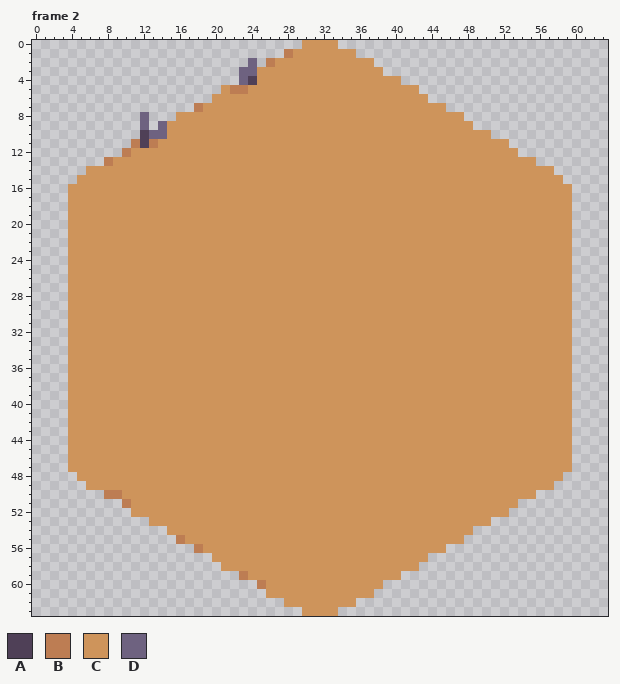
Pixel-art file: assets/aseprite/floor.aseprite. The picture above was drawn from the file before the commit.
64x64 pixels, 3 frames. Shown: frame 2. The commit also changed other frames, which this record leaves out.
Palette (. is transparent): A #4f4057  B #bd7d53  C #ce945b  D #6e6280
And afterwards:
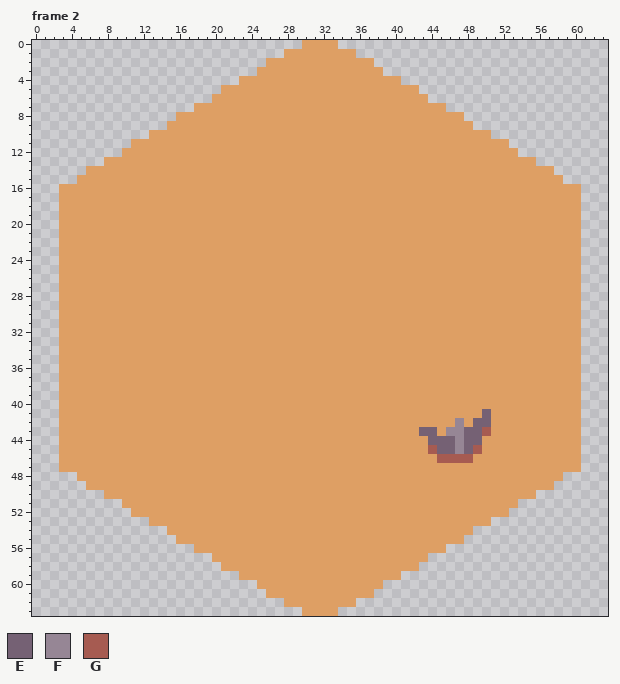
Colours new in this view: E #756174  F #968695  G #a65b51
The commit says: force empty starting area around player; tests with floor tile art
Changes in this commit:
layer "DryWeeds" added
layer "Layer 1" removed
colour C: #ce945b -> #de9f64
Changed rows in their new state; - is a pixel that keeps its letter.
Frame 2:
first column x 3:
 1 -------------------------C--------------------------------
 2 ---------------------.-C----------------------------------
 3 --------------------..------------------------------------
 4 --------------------CC------------------------------------
 5 -------------------CC-------------------------------------
 7 ---------------C------------------------------------------
 8 ---------.------------------------------------------------
 9 ---------.-.----------------------------------------------
10 ---------.CC----------------------------------------------
11 --------CCC-----------------------------------------------
12 -------C--------------------------------------------------
13 -----C----------------------------------------------------
16 C--------------------------------------------------------C
17 C--------------------------------------------------------C
18 C--------------------------------------------------------C
19 C--------------------------------------------------------C
20 C--------------------------------------------------------C
21 C--------------------------------------------------------C
22 C--------------------------------------------------------C
23 C--------------------------------------------------------C
24 C--------------------------------------------------------C
25 C--------------------------------------------------------C
26 C--------------------------------------------------------C
27 C--------------------------------------------------------C
28 C--------------------------------------------------------C
29 C--------------------------------------------------------C
30 C--------------------------------------------------------C
31 C--------------------------------------------------------C
32 C--------------------------------------------------------C
33 C--------------------------------------------------------C
34 C--------------------------------------------------------C
35 C--------------------------------------------------------C
36 C--------------------------------------------------------C
37 C--------------------------------------------------------C
38 C--------------------------------------------------------C
39 C--------------------------------------------------------C
40 C--------------------------------------------------------C
41 C----------------------------------------------E---------C
42 C-------------------------------------------F-EE---------C
43 C---------------------------------------EE-FFEEG---------C
44 C----------------------------------------EEEFEE----------C
45 C----------------------------------------GEEFEG----------C
46 C-----------------------------------------GGGG-----------C
47 C--------------------------------------------------------C
50 -----CC---------------------------------------------------
51 -------C--------------------------------------------------
first column x 16:
55 C---------
56 --C-------
59 -------C--
60 ---------C
Boxes around the changes in both pictures, in picture pixels (x1, y1, x2, y2):
changed: (59, 40, 581, 616)
